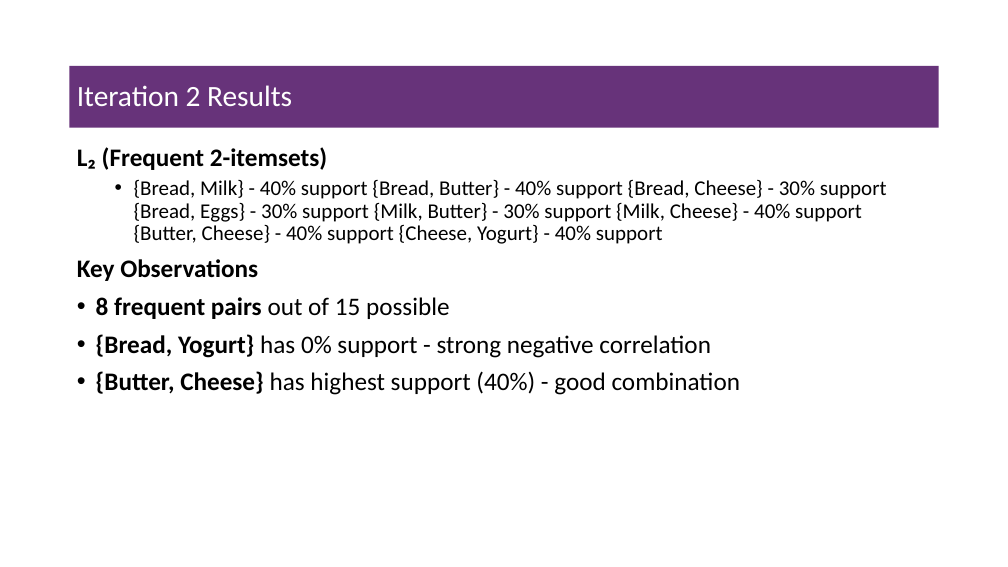
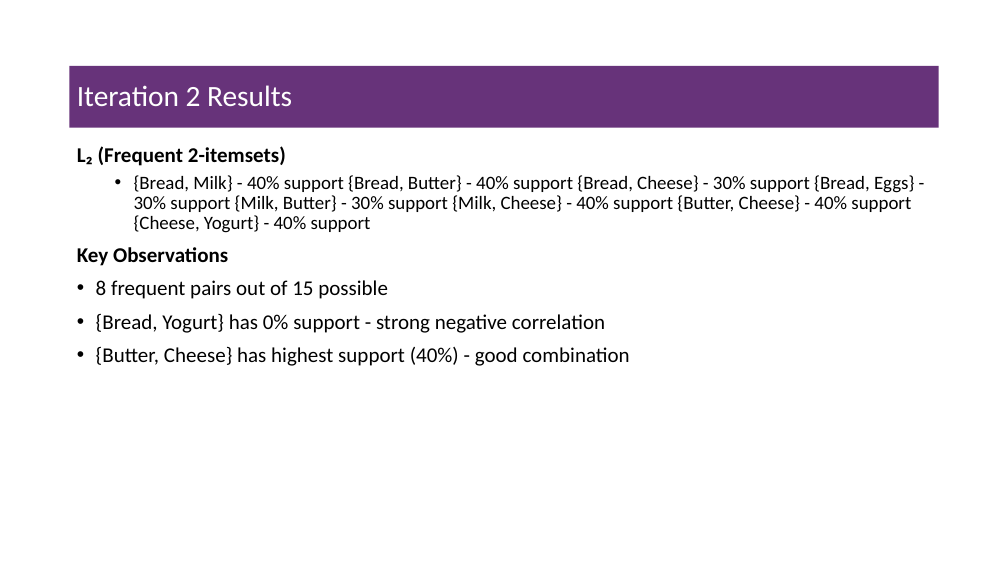
Before and after one commit to msfasha/307304-Data-Mining, a slide deck: slide 19 of 20242/Part 4-Associatin Rules Mining/beta/4-1-association_rules_mining.pptx (slide 17 before the commit). Drawn at 1008x567 pixels with LibreOffice and Linux fonts; fonts in the diff are those of the drawing; background and template pictures are left out. Boxes give left, top, right and bottom in pixels: in the first picture for what was removed or moved away, otherwise in the second. Text is boxed around its words. In the diff, an @@ line names an element or a change of style, - is before the commit and + after.

```diff
--- a/20242/Part 4-Associatin Rules Mining/beta/4-1-association_rules_mining.pptx
+++ b/20242/Part 4-Associatin Rules Mining/beta/4-1-association_rules_mining.pptx
@@ text "L₂ (Frequent 2-itemsets)" at bbox=[77, 146, 914, 366]: size 24 to 20 pt in "L₂ (Frequent 2-itemsets)", "Key Observations", "8 frequent pairs out of 15 possible", "{Bread, Yogurt} has 0% support - strong ..." and 1 more places; size 20 to 18 pt in "{Bread, Milk} - 40% support {Bread, Butter} ..."; bold off in "8 frequent pairs", "{Bread, Yogurt}", "{Butter, Cheese}" @@
```
Also in this commit, not shown: 7 other slides changed, 9 slides added, 7 slides removed.
